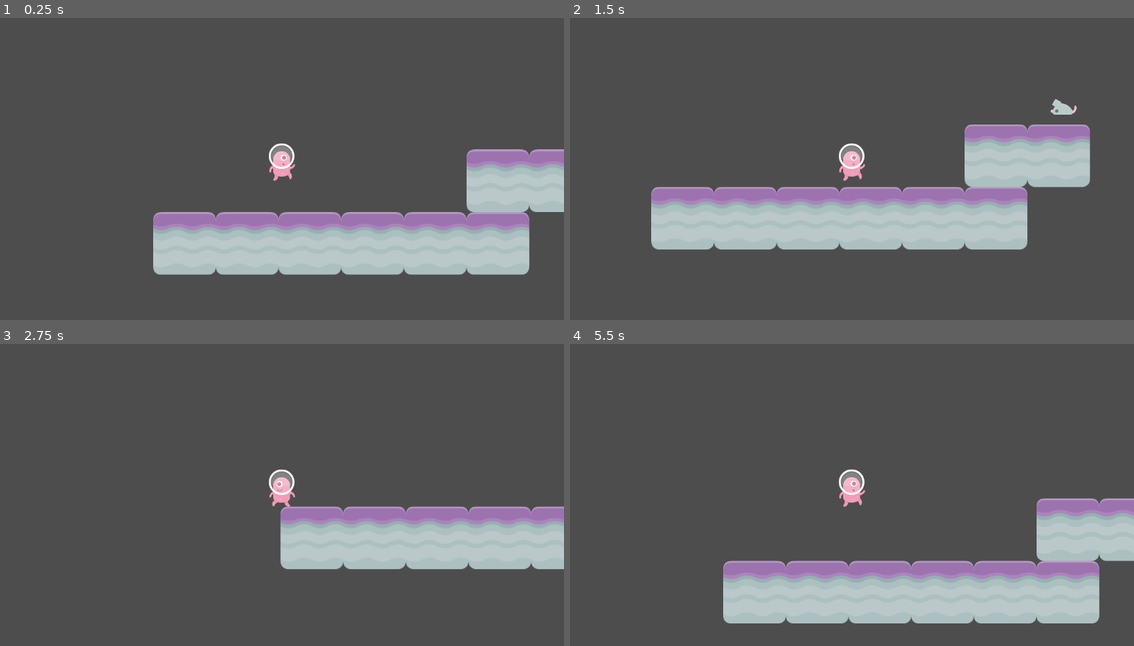
Above: before the commit, frames 1-4 (two rows, left to right).
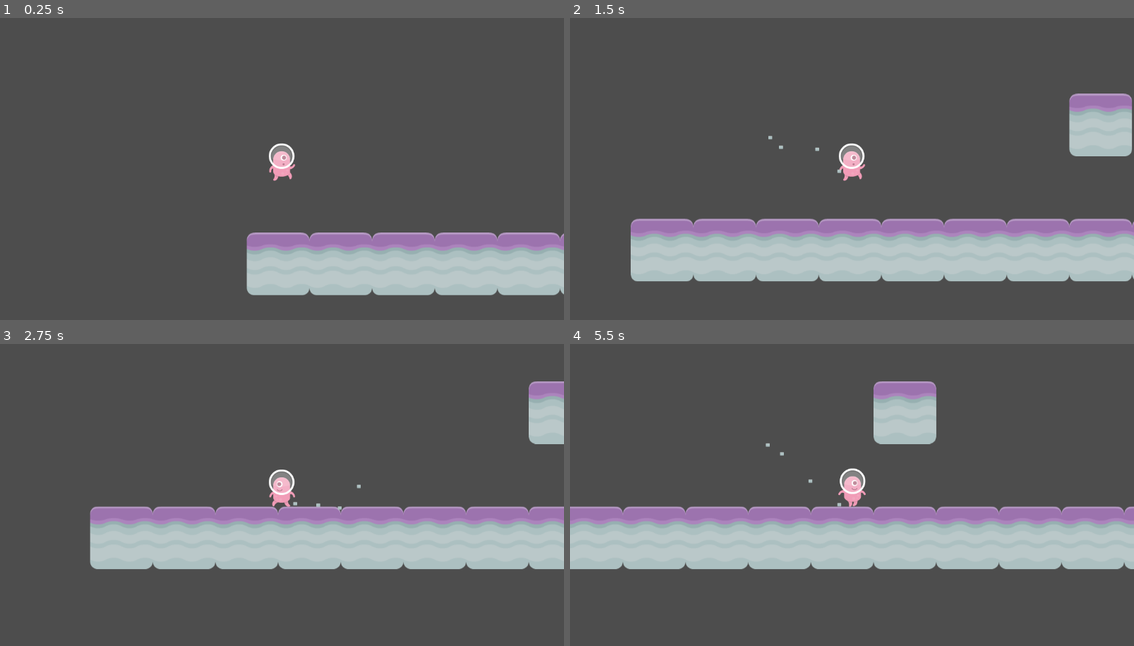
Above: after the commit, the same moments.

Repository: triasaf/tutorial-8-gamedev
Game: Godot game, scene res://scenes/Level 1.tscn
Two runs of this game, one before a commit and one after it. Both use one fixed random seed, a clock stepped at 60 frames per second and the inputs below.
Inputs:
- Up to frame 1 (0.25 s): no input
- Up to frame 2 (1.5 s): hold Right (right) from 0.53 s (still down); tap Space (jump) at 0.77 s
- Up to frame 3 (2.75 s): tap Space (jump) at 1.52 s; release Right (right) at 2.03 s; hold Left (left) from 2.03 s (still down)
- Up to frame 4 (5.5 s): release Left (left) at 2.78 s; hold Right (right) 2.78-4.28 s; tap Space (jump) at 3.02, 3.77, 4.52 s; hold Left (left) 4.28-5.03 s; hold Right (right) from 5.03 s (still down)

The runs differ from the first frame. In frame 1, 18% of the frame differs, in the area x 27-100%, y 43-92%; in frame 2, 29%; in frame 3, 8.5%; in frame 4, 33%, in the area x 0-100%, y 12-93%.
Error before the commit: Attempt to call function 'set_emitting' in base 'null instance' on a null instance. (res://Scripts/Player.gd:27)

Commit message:
tut 8 finish

Diff:
--- a/scenes/Area Trigger.tscn
+++ b/scenes/Area Trigger.tscn
@@ -1,13 +1,14 @@
-[gd_scene load_steps=3 format=2]
+[gd_scene load_steps=3 format=3 uid="uid://6ccdnee04g7c"]
 
-[ext_resource path="res://Scripts/Area2D.gd" type="Script" id=1]
+[ext_resource type="Script" path="res://Scripts/Area2D.gd" id="1"]
 
-[sub_resource type="RectangleShape2D" id=1]
-extents = Vector2( 196.97, 264.88 )
+[sub_resource type="RectangleShape2D" id="1"]
+size = Vector2(330.081, 469.574)
 
 [node name="Area3D Trigger" type="Area2D"]
-script = ExtResource( 1 )
+script = ExtResource("1")
 
 [node name="CollisionShape2D" type="CollisionShape2D" parent="."]
-shape = SubResource( 1 )
+shape = SubResource("1")
+
 [connection signal="body_entered" from="." to="." method="_on_Area_Trigger_body_entered"]
--- a/scenes/Enemy.tscn
+++ b/scenes/Enemy.tscn
@@ -1,8 +1,8 @@
 [gd_scene load_steps=5 format=3 uid="uid://cbj425a8bldtb"]
 
 [ext_resource type="Script" path="res://Scripts/Enemy.gd" id="1"]
-[ext_resource type="Texture2D" uid="uid://d3sjm662mv7dm" path="res://Assets/kenney_platformerpack/PNG/Enemies/mouse.png" id="2"]
-[ext_resource type="PackedScene" path="res://scenes/Area Trigger.tscn" id="3_5vx5k"]
+[ext_resource type="Texture2D" uid="uid://d3sjm662mv7dm" path="res://assets/kenney_platformerpack/PNG/Enemies/mouse.png" id="2"]
+[ext_resource type="PackedScene" uid="uid://6ccdnee04g7c" path="res://scenes/Area Trigger.tscn" id="3_5vx5k"]
 
 [sub_resource type="RectangleShape2D" id="1"]
 size = Vector2(52.924, 31.4302)
@@ -21,3 +21,9 @@
 
 [node name="Area3D Trigger2" parent="." instance=ExtResource("3_5vx5k")]
 scale = Vector2(0.172685, 0.0830508)
+
+[node name="CollisionShape2D" parent="Area3D Trigger2" index="0"]
+position = Vector2(2.89544, 30.093)
+scale = Vector2(1, 1)
+
+[editable path="Area3D Trigger2"]
--- a/scenes/Level 1.tscn
+++ b/scenes/Level 1.tscn
@@ -1,10 +1,10 @@
-[gd_scene load_steps=8 format=3 uid="uid://d3a2sgehaqjdt"]
+[gd_scene load_steps=9 format=3 uid="uid://d3a2sgehaqjdt"]
 
-[ext_resource type="PackedScene" uid="uid://beg452kqkfydx" path="res://Scenes/Player.tscn" id="1"]
+[ext_resource type="PackedScene" uid="uid://beg452kqkfydx" path="res://scenes/Player.tscn" id="1"]
 [ext_resource type="PackedScene" uid="uid://cbrrsfnbg3p0g" path="res://scenes/Spawner.tscn" id="1_yaxqa"]
-[ext_resource type="Texture2D" uid="uid://r37ts0nyebjk" path="res://Assets/Familiar Looking Rocket.png" id="3"]
+[ext_resource type="Texture2D" uid="uid://r37ts0nyebjk" path="res://assets/Familiar Looking Rocket.png" id="3"]
 [ext_resource type="Texture2D" uid="uid://dd7fcijo64bic" path="res://assets/kenney_platformerpack/Spritesheets/spritesheet_gr_planet.png" id="4_8s0ta"]
-[ext_resource type="PackedScene" path="res://scenes/Area Trigger.tscn" id="4_t7cob"]
+[ext_resource type="PackedScene" uid="uid://6ccdnee04g7c" path="res://scenes/Area Trigger.tscn" id="4_t7cob"]
 
 [sub_resource type="TileSetAtlasSource" id="TileSetAtlasSource_we7op"]
 texture = ExtResource("4_8s0ta")
@@ -42,24 +42,48 @@
 physics_layer_0/collision_layer = 1
 sources/0 = SubResource("TileSetAtlasSource_we7op")
 
+[sub_resource type="ParticleProcessMaterial" id="ParticleProcessMaterial_ubvan"]
+particle_flag_disable_z = true
+emission_shape = 3
+emission_box_extents = Vector3(5000, 10, 1)
+spread = 20.0
+gravity = Vector3(-500, 500, 0)
+scale_max = 10.0
+color = Color(0.766886, 0.845765, 0.88378, 1)
+
 [node name="Level 1" type="Node2D"]
 
 [node name="Spawner" parent="." instance=ExtResource("1_yaxqa")]
-position = Vector2(734, 90)
+position = Vector2(3425, 337)
+spawn_rate = 2.0
+
+[node name="Spawner2" parent="." instance=ExtResource("1_yaxqa")]
+position = Vector2(3425, 337)
+spawn_rate = 1.3
 
 [node name="Sprite2D" type="Sprite2D" parent="."]
-position = Vector2(2170.27, 73.2836)
+position = Vector2(3197.27, 99.5)
 texture = ExtResource("3")
 
 [node name="Area3D Trigger" parent="Sprite2D" instance=ExtResource("4_t7cob")]
 
 [node name="Area3D Trigger2" parent="." instance=ExtResource("4_t7cob")]
-position = Vector2(2170.27, 73.2836)
+position = Vector2(3197.27, 99.5)
+sceneName = "Win Screen"
 
 [node name="TileMap" type="TileMap" parent="."]
 tile_set = SubResource("TileSet_5i4ah")
 format = 2
-layer_0/tile_data = PackedInt32Array(196607, 0, 0, 131072, 0, 0, 131073, 0, 0, 131074, 0, 0, 131075, 0, 0, 131076, 0, 0, 196615, 0, 0, 196616, 0, 0, 196617, 0, 0, 196618, 0, 0, 196619, 0, 0, 196620, 0, 0, 196621, 0, 0, 196622, 0, 0, 196623, 0, 0, 196624, 0, 0, 196625, 0, 0, 196626, 0, 0, 131079, 0, 0, 65543, 0, 0, 131080, 0, 0, 65540, 0, 0, 65541, 0, 0)
+layer_0/tile_data = PackedInt32Array(196622, 0, 0, 196623, 0, 0, 196624, 0, 0, 196625, 0, 0, 196626, 0, 0, 196627, 0, 0, 196628, 0, 0, 196629, 0, 0, 196630, 0, 0, 196631, 0, 0, 196632, 0, 0, 196633, 0, 0, 196634, 0, 0, 262143, 0, 0, 196608, 0, 0, 196609, 0, 0, 196610, 0, 0, 196611, 0, 0, 196612, 0, 0, 196613, 0, 0, 196614, 0, 0, 196615, 0, 0, 196616, 0, 0, 196617, 0, 0, 196618, 0, 0, 196619, 0, 0, 196620, 0, 0, 196621, 0, 0, 65542, 0, 0, 65550, 0, 0)
 
 [node name="Player" parent="." instance=ExtResource("1")]
-position = Vector2(135.152, 106.001)
+position = Vector2(-56, 192)
+
+[node name="GPUParticles2D" type="GPUParticles2D" parent="."]
+position = Vector2(-271, -236)
+amount = 100
+process_material = SubResource("ParticleProcessMaterial_ubvan")
+lifetime = 4.0
+preprocess = 50.0
+visibility_rect = Rect2(-100, -100, 5000, 1000)
+trail_enabled = true
--- a/scenes/Player.tscn
+++ b/scenes/Player.tscn
@@ -1,7 +1,8 @@
-[gd_scene load_steps=8 format=3 uid="uid://beg452kqkfydx"]
+[gd_scene load_steps=10 format=3 uid="uid://beg452kqkfydx"]
 
 [ext_resource type="Script" path="res://Scripts/Player.gd" id="1"]
-[ext_resource type="Texture2D" uid="uid://d2oej36eq8vvl" path="res://Assets/kenney_platformerpack/Spritesheets/spritesheet_alien.png" id="2"]
+[ext_resource type="Texture2D" uid="uid://d2oej36eq8vvl" path="res://assets/kenney_platformerpack/Spritesheets/spritesheet_alien.png" id="2"]
+[ext_resource type="Texture2D" uid="uid://dpnuijhsx0eak" path="res://assets/kenney_platformerpack/PNG/Particles/brickGrey_small.png" id="3_y1p80"]
 
 [sub_resource type="RectangleShape2D" id="1"]
 size = Vector2(52.924, 76.884)
@@ -61,6 +62,14 @@
 "Walk": SubResource("4")
 }
 
+[sub_resource type="ParticleProcessMaterial" id="ParticleProcessMaterial_0ahsr"]
+particle_flag_disable_z = true
+emission_shape_offset = Vector3(30, 0, 0)
+spread = 180.0
+initial_velocity_min = 50.0
+initial_velocity_max = 50.6
+gravity = Vector3(0, -200, 0)
+
 [node name="Player" type="CharacterBody2D"]
 script = ExtResource("1")
 
@@ -80,3 +89,10 @@
 }
 
 [node name="Camera2D" type="Camera2D" parent="."]
+
+[node name="GPUParticles2D" type="GPUParticles2D" parent="."]
+position = Vector2(-32, 37)
+amount = 4
+process_material = SubResource("ParticleProcessMaterial_0ahsr")
+texture = ExtResource("3_y1p80")
+lifetime = 0.5
